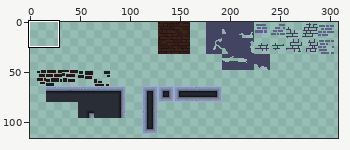
Pixel-art file -- art/tiles.aseprite. Above, an overview of the earlier version with the close-up marked.
Close-up. Earlier state:
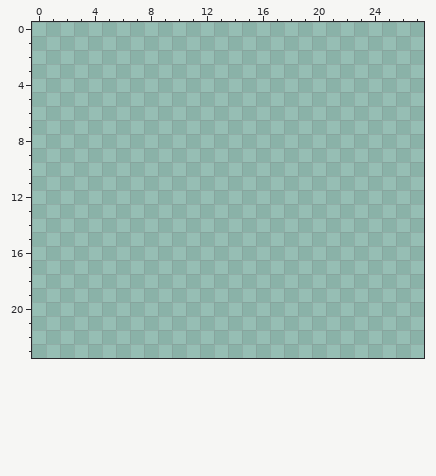
512x512 pixels, 1 frame. Colours within 5 levels of each other are drawn and written as one. Shown: x 0..27, y 0..23. The wide view leaves out empty margins.
Palette (. is transparent): 
The result:
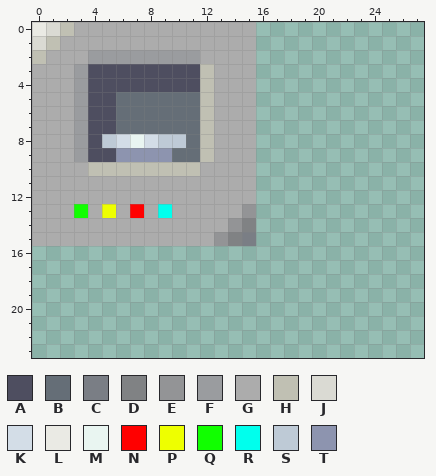
Colours new in this view: A #4e4e60  B #656e77  C #7a7e85  D #808284  E #939496  F #9a9c9f  G #acacac  H #c0c0b3  J #dadad3  K #d3dde7  L #eaeae4  M #e9f5f1  N #ff0000  P #eeff00  Q #11ff00  R #00ffed  S #becad6  T #8d94af
Message: add D's mod station sprite
What changed:
Changed rows in their new state; - is an unchanged pixel.
first column x 0:
 0 LJHGGGGGGGGGGGGG
 1 JHGGGGGGGGGGGGGG
 2 HGGGFFFFFFFFGGGG
 3 GGGFAAAAAAAAHGGG
 4 GGGFAAAAAAAAHGGG
 5 GGGFAABBBBBBHGGG
 6 GGGFAABBBBBBHGGG
 7 GGGFAABBBBBBHGGG
 8 GGGFASKMKSSBHGGG
 9 GGGFAATTTTBBHGGG
10 GGGGHHHHHHHHGGGG
11 GGGGGGGGGGGGGGGG
12 GGGGGGGGGGGGGGGG
13 GGGQGPGNGRGGGGGE
14 GGGGGGGGGGGGGGED
15 GGGGGGGGGGGGGEDC
Pixel boxes of the changes (left, top, right, bottom) in both close-ups:
added: (32, 22, 256, 246)
